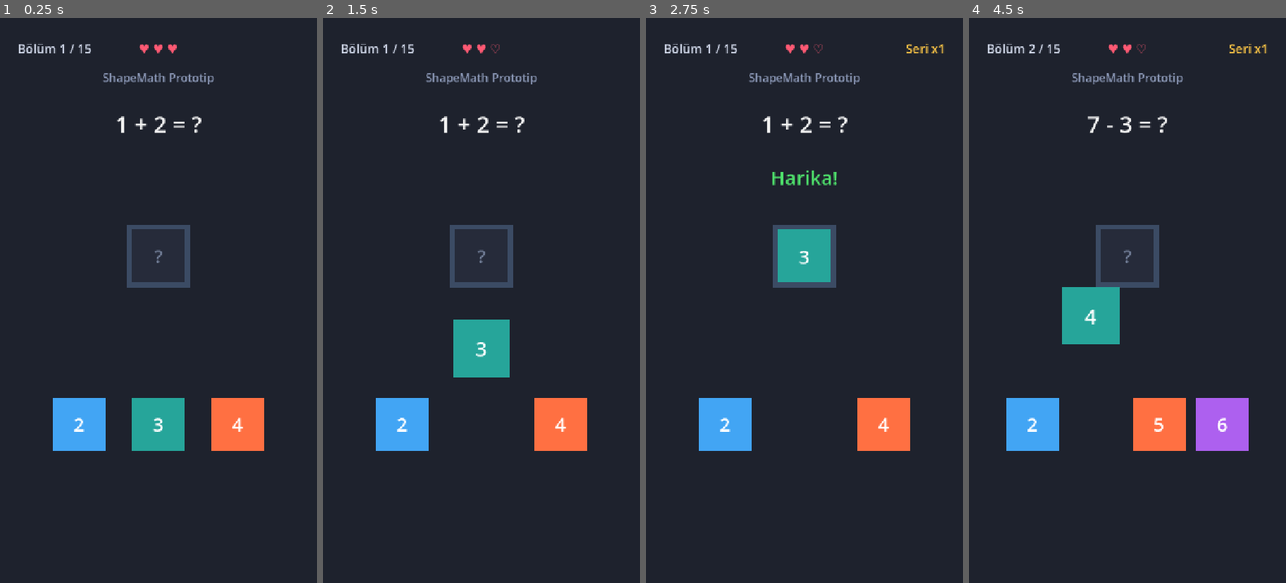
Above: before the commit, frames 1-4 (left to right).
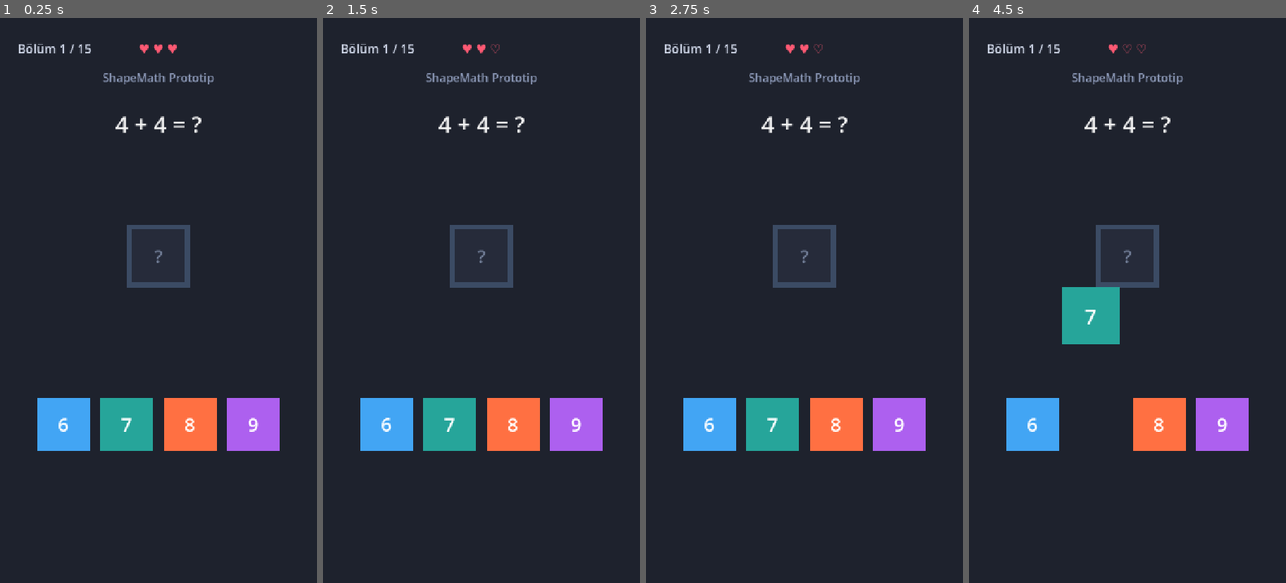
Above: after the commit, the same moments.

Repository: AbdullahTurgut/shapemath-godot
Game: Godot game, scene res://scenes/main.tscn
The game is run twice, just before and just after one commit, with the same random seed, the same clock (stepped at 60 frames per second) and the same inputs.
Inputs (mouse positions are in pixels of both pictures, inside the frame that each line leads up to):
- Up to frame 1 (0.25 s): no input
- Up to frame 2 (1.5 s): tap Enter at 0.5 s; drag from (402, 424) to (481, 255) at 0.52 s; drag from (481, 424) to (481, 255) at 1.27 s
- Up to frame 3 (2.75 s): move the mouse to (883, 424) at 2.02 s; click (883, 424) at 2.17 s
- Up to frame 4 (4.5 s): drag from (1111, 413) to (1127, 255) at 2.77 s; drag from (1032, 424) to (1222, 424) at 3.52 s; drag from (1095, 424) to (1079, 159) at 4.27 s

The runs differ from the first frame. In frame 1, 5.5% of the frame differs, in the area x 11-89%, y 17-77%; in frame 2, 7.6%; in frame 3, 7.7%, in the area x 11-94%, y 4-77%; in frame 4, 0.7%.

Commit message:
feat: add equivalent expression puzzle type

Diff:
--- /dev/null
+++ b/data/levels/level_19.tres
@@ -0,0 +1,22 @@
+[gd_resource type="Resource" script_class="LevelData" load_steps=2 format=3]
+
+[ext_resource type="Script" path="res://scripts/resources/level_data.gd" id="1_data"]
+
+[resource]
+script = ExtResource("1_data")
+puzzle_type = 3
+prompt_text = "8 sayısını oluştur"
+tier = 1
+target_display = "8"
+correct_answer = "3 + 5"
+answer_choices = Array[String](["3 + 5", "4 + 3", "10 - 1", "2 + 4"])
+choice_colors = Array[Color]([Color(0.258824, 0.647059, 0.960784, 1), Color(0.14902, 0.65098, 0.603922, 1), Color(1, 0.439216, 0.262745, 1), Color(0.68, 0.38, 0.94, 1)])
+match_id = "pair_1"
+piece_a_color = Color(0.258824, 0.647059, 0.960784, 1)
+piece_b_color = Color(1, 0.439216, 0.262745, 1)
+piece_a_polygon = PackedVector2Array()
+piece_b_polygon = PackedVector2Array()
+shape_a_spawn_pos = Vector2(220, 900)
+shape_b_spawn_pos = Vector2(500, 900)
+shape_a_target_pos = Vector2(300, 640)
+shape_b_target_pos = Vector2(420, 640)
--- /dev/null
+++ b/data/levels/level_20.tres
@@ -0,0 +1,22 @@
+[gd_resource type="Resource" script_class="LevelData" load_steps=2 format=3]
+
+[ext_resource type="Script" path="res://scripts/resources/level_data.gd" id="1_data"]
+
+[resource]
+script = ExtResource("1_data")
+puzzle_type = 3
+prompt_text = "14 sayısını oluştur"
+tier = 2
+target_display = "14"
+correct_answer = "8 + 6"
+answer_choices = Array[String](["8 + 6", "9 + 7", "20 - 5", "6 + 7"])
+choice_colors = Array[Color]([Color(0.258824, 0.647059, 0.960784, 1), Color(0.14902, 0.65098, 0.603922, 1), Color(1, 0.439216, 0.262745, 1), Color(0.68, 0.38, 0.94, 1)])
+match_id = "pair_1"
+piece_a_color = Color(0.258824, 0.647059, 0.960784, 1)
+piece_b_color = Color(1, 0.439216, 0.262745, 1)
+piece_a_polygon = PackedVector2Array()
+piece_b_polygon = PackedVector2Array()
+shape_a_spawn_pos = Vector2(220, 900)
+shape_b_spawn_pos = Vector2(500, 900)
+shape_a_target_pos = Vector2(300, 640)
+shape_b_target_pos = Vector2(420, 640)
--- /dev/null
+++ b/data/levels/level_21.tres
@@ -0,0 +1,22 @@
+[gd_resource type="Resource" script_class="LevelData" load_steps=2 format=3]
+
+[ext_resource type="Script" path="res://scripts/resources/level_data.gd" id="1_data"]
+
+[resource]
+script = ExtResource("1_data")
+puzzle_type = 3
+prompt_text = "20 sayısını oluştur"
+tier = 3
+target_display = "20"
+correct_answer = "12 + 8"
+answer_choices = Array[String](["12 + 8", "11 + 8", "25 - 4", "13 + 6"])
+choice_colors = Array[Color]([Color(0.258824, 0.647059, 0.960784, 1), Color(0.14902, 0.65098, 0.603922, 1), Color(1, 0.439216, 0.262745, 1), Color(0.68, 0.38, 0.94, 1)])
+match_id = "pair_1"
+piece_a_color = Color(0.258824, 0.647059, 0.960784, 1)
+piece_b_color = Color(1, 0.439216, 0.262745, 1)
+piece_a_polygon = PackedVector2Array()
+piece_b_polygon = PackedVector2Array()
+shape_a_spawn_pos = Vector2(220, 900)
+shape_b_spawn_pos = Vector2(500, 900)
+shape_a_target_pos = Vector2(300, 640)
+shape_b_target_pos = Vector2(420, 640)
--- a/scripts/core/level_manager.gd
+++ b/scripts/core/level_manager.gd
@@ -384,7 +384,7 @@
 
 	# Build puzzle according to type
 	match current_level_data.puzzle_type:
-		LevelData.PuzzleType.MATH_MATCH, LevelData.PuzzleType.MISSING_NUMBER:
+		LevelData.PuzzleType.MATH_MATCH, LevelData.PuzzleType.MISSING_NUMBER, LevelData.PuzzleType.EQUIVALENT_EXPRESSION:
 			_setup_math_level()
 		LevelData.PuzzleType.SHAPE_MATCH:
 			_setup_shape_level()
--- a/scripts/gameplay/draggable_piece.gd
+++ b/scripts/gameplay/draggable_piece.gd
@@ -10,6 +10,7 @@
 		piece_text = value
 		if is_node_ready() and value_label:
 			value_label.text = piece_text
+			_update_label_font_size()
 
 @export var return_duration: float = 0.22
 @export var is_draggable: bool = true
@@ -55,6 +56,16 @@
 			visual.polygon = polygon_points
 	if value_label:
 		value_label.text = piece_text
+		_update_label_font_size()
+
+
+func _update_label_font_size() -> void:
+	if not value_label:
+		return
+	if piece_text.length() > 3:
+		value_label.add_theme_font_size_override("font_size", 30)
+	else:
+		value_label.add_theme_font_size_override("font_size", 44)
 
 
 func set_origin_position(pos: Vector2) -> void:
--- a/scripts/tests/test_progression.gd
+++ b/scripts/tests/test_progression.gd
@@ -14,7 +14,7 @@
 	await physics_frame
 
 func _run_tests() -> void:
-	print("--- BEGINNING STEP 12B AUTOMATED TEST SUITE (MISSING_NUMBER PUZZLE & 18-LEVEL POOL) ---")
+	print("--- BEGINNING STEP 12C AUTOMATED TEST SUITE (EQUIVALENT_EXPRESSION & 21-LEVEL POOL) ---")
 	var main_scene: PackedScene = load("res://scenes/main.tscn")
 	var main_node: Node2D = main_scene.instantiate()
 	root.add_child(main_node)
@@ -45,9 +45,9 @@
 	level_manager.summary_delay = 0.01
 	level_manager.failure_delay = 0.01
 
-	# --- TEST SCENARIO G: MASTER POOL CONTAINS 18 RESOURCES (6 EASY, 6 MEDIUM, 6 HARD) ---
-	print("\n[SCENARIO G] Verify master pool contains 18 resources (6 per tier)")
-	assert(level_manager.levels.size() == 18, "Master pool must contain 18 loaded levels (found %d)" % level_manager.levels.size())
+	# --- TEST SCENARIO H & I: MASTER POOL CONTAINS 21 RESOURCES (7 PER TIER) ---
+	print("\n[SCENARIO H & I] Verify master pool contains 21 resources (7 per tier)")
+	assert(level_manager.levels.size() == 21, "Master pool must contain 21 loaded levels (found %d)" % level_manager.levels.size())
 
 	var pool_t1: Array[LevelData] = []
 	var pool_t2: Array[LevelData] = []
@@ -58,135 +58,135 @@
 			2: pool_t2.append(lvl)
 			3: pool_t3.append(lvl)
 
-	assert(pool_t1.size() == 6, "Tier 1 pool must have 6 levels")
-	assert(pool_t2.size() == 6, "Tier 2 pool must have 6 levels")
-	assert(pool_t3.size() == 6, "Tier 3 pool must have 6 levels")
-
-	# --- TEST SCENARIO A: LEVEL 16 LOADS AS MISSING_NUMBER ---
-	print("\n[SCENARIO A] Level 16 loads as MISSING_NUMBER with prompt '3 + ? = 7'")
-	var lvl16: LevelData = load("res://data/levels/level_16.tres") as LevelData
-	assert(lvl16 != null, "level_16.tres must exist")
-	assert(lvl16.puzzle_type == LevelData.PuzzleType.MISSING_NUMBER, "Level 16 puzzle_type must be MISSING_NUMBER")
-	assert(lvl16.prompt_text == "3 + ? = 7", "Level 16 prompt must be '3 + ? = 7'")
-	assert(lvl16.correct_answer == "4", "Level 16 correct answer must be '4'")
-	assert(lvl16.tier == 1, "Level 16 must be Tier 1")
-
-	# Load Level 16 directly to test its mechanics in isolation
-	level_manager.current_run_levels = [lvl16]
-	level_manager.load_level(0)
-	await process_frame
-	await _sync_physics()
-
-	assert(prompt_lbl.text == "3 + ? = 7", "PromptLabel must show '3 + ? = 7'")
+	assert(pool_t1.size() == 7, "Tier 1 pool must have 7 levels")
+	assert(pool_t2.size() == 7, "Tier 2 pool must have 7 levels")
+	assert(pool_t3.size() == 7, "Tier 3 pool must have 7 levels")
+
+	# --- TEST SCENARIOS A & B: LEVEL 19 LOADS AS EQUIVALENT_EXPRESSION WITH TARGET '8' ---
+	print("\n[SCENARIO A & B] Level 19 loads as EQUIVALENT_EXPRESSION with target display '8'")
+	var lvl19: LevelData = load("res://data/levels/level_19.tres") as LevelData
+	assert(lvl19 != null, "level_19.tres must exist")
+	assert(lvl19.puzzle_type == LevelData.PuzzleType.EQUIVALENT_EXPRESSION, "Level 19 puzzle_type must be EQUIVALENT_EXPRESSION")
+	assert(lvl19.prompt_text == "8 sayısını oluştur", "Level 19 prompt must be '8 sayısını oluştur'")
+	assert(lvl19.target_display == "8", "Level 19 target_display must be '8'")
+	assert(lvl19.correct_answer == "3 + 5", "Level 19 correct answer must be '3 + 5'")
+	assert(lvl19.tier == 1, "Level 19 must be Tier 1")
+
+	# Load Level 19 directly to test its mechanics in isolation
+	level_manager.current_run_levels = [lvl19]
+	level_manager.load_level(0)
+	await process_frame
+	await _sync_physics()
+
+	assert(prompt_lbl.text == "8 sayısını oluştur", "PromptLabel must show '8 sayısını oluştur'")
 	var placeholder_lbl: Label = level_manager.math_target_zone.get_node("PlaceholderLabel") as Label
-	assert(placeholder_lbl.text == "?", "Target zone placeholder must show '?'")
+	assert(placeholder_lbl.text == "8", "Target zone placeholder must show '8'")
 	assert(level_manager.math_pieces.size() == 4, "Must spawn 4 choice pieces")
 
-	# --- TEST SCENARIO D: NEUTRAL EMPTY-SPACE DROP LOSES NO LIFE ---
-	print("\n[SCENARIO D] Neutral empty-space drop loses no life and does not reset streak")
+	# --- TEST SCENARIO E: NEUTRAL EMPTY-SPACE DROP LOSES NO LIFE ---
+	print("\n[SCENARIO E] Neutral empty-space drop loses no life and does not reset streak")
 	level_manager.current_streak = 2
-	var test_piece_2: DraggablePiece = null
-	for p in level_manager.math_pieces:
-		if p.piece_text == "2":
-			test_piece_2 = p
-			break
-	assert(test_piece_2 != null, "Piece '2' must exist")
+	var test_piece_wrong: DraggablePiece = null
+	for p in level_manager.math_pieces:
+		if p.piece_text == "4 + 3":
+			test_piece_wrong = p
+			break
+	assert(test_piece_wrong != null, "Piece '4 + 3' must exist")
 
 	# Drop into empty space (away from TargetZone)
-	test_piece_2.global_position = Vector2(100, 100)
-	await _sync_physics()
-	level_manager._on_math_piece_dropped(test_piece_2)
-	test_piece_2._kill_active_tweens()
+	test_piece_wrong.global_position = Vector2(100, 100)
+	await _sync_physics()
+	level_manager._on_math_piece_dropped(test_piece_wrong)
+	test_piece_wrong._kill_active_tweens()
 	await _sync_physics()
 
 	assert(level_manager.current_lives == 3, "Lives must remain 3 after neutral drop")
 	assert(level_manager.current_streak == 2, "Streak must remain 2 after neutral drop")
 
-	# --- TEST SCENARIO C: WRONG DELIBERATE ANSWER LOSES ONE LIFE ---
-	print("\n[SCENARIO C] Wrong deliberate answer ('3' instead of '4') loses 1 life & resets streak")
-	var test_piece_3: DraggablePiece = null
-	for p in level_manager.math_pieces:
-		if p.piece_text == "3":
-			test_piece_3 = p
-			break
-	assert(test_piece_3 != null, "Piece '3' must exist")
-
-	test_piece_3.global_position = level_manager.math_target_zone.global_position
-	await _sync_physics()
-	level_manager._on_math_piece_dropped(test_piece_3)
-	test_piece_3._kill_active_tweens()
+	# --- TEST SCENARIO D: WRONG DELIBERATE ANSWER LOSES ONE LIFE ---
+	print("\n[SCENARIO D] Wrong deliberate answer ('4 + 3' instead of '3 + 5') loses 1 life & resets streak")
+	test_piece_wrong.global_position = level_manager.math_target_zone.global_position
+	await _sync_physics()
+	level_manager._on_math_piece_dropped(test_piece_wrong)
+	test_piece_wrong._kill_active_tweens()
 	await _sync_physics()
 
 	assert(level_manager.current_lives == 2, "Lives must decrease from 3 to 2 on wrong drop")
 	assert(level_manager.current_streak == 0, "Streak must reset to 0 on wrong drop")
 
-	# --- TEST SCENARIO B: CORRECT ANSWER 4 FOR '3 + ? = 7' COMPLETES LEVEL ---
-	print("\n[SCENARIO B] Correct answer '4' completes Level 16 successfully")
-	var test_piece_4: DraggablePiece = null
-	for p in level_manager.math_pieces:
-		if p.piece_text == "4":
-			test_piece_4 = p
-			break
-	assert(test_piece_4 != null, "Piece '4' must exist")
-
-	test_piece_4.global_position = level_manager.math_target_zone.global_position
-	await _sync_physics()
-	level_manager._on_math_piece_dropped(test_piece_4)
+	# --- TEST SCENARIO C: CORRECT ANSWER '3 + 5' COMPLETES LEVEL 19 ---
+	print("\n[SCENARIO C] Correct answer '3 + 5' completes Level 19 successfully")
+	var test_piece_correct: DraggablePiece = null
+	for p in level_manager.math_pieces:
+		if p.piece_text == "3 + 5":
+			test_piece_correct = p
+			break
+	assert(test_piece_correct != null, "Piece '3 + 5' must exist")
+
+	test_piece_correct.global_position = level_manager.math_target_zone.global_position
+	await _sync_physics()
+	level_manager._on_math_piece_dropped(test_piece_correct)
 	await level_manager.level_completed
 
-	assert(level_manager.is_completed, "Level 16 must be marked completed")
+	assert(level_manager.is_completed, "Level 19 must be marked completed")
 	assert(level_manager.current_streak == 1, "Streak must increment to 1")
 
-	# --- TEST SCENARIO E: LEVEL 17 (? + 6 = 15, ANSWER 9) VALIDATES CORRECTLY ---
-	print("\n[SCENARIO E] Level 17 ('? + 6 = 15', answer '9') validates correctly")
-	var lvl17: LevelData = load("res://data/levels/level_17.tres") as LevelData
-	assert(lvl17 != null, "level_17.tres must exist")
-	assert(lvl17.puzzle_type == LevelData.PuzzleType.MISSING_NUMBER, "Level 17 puzzle_type must be MISSING_NUMBER")
-	assert(lvl17.tier == 2, "Level 17 must be Tier 2")
-
-	level_manager.current_run_levels = [lvl17]
-	level_manager.load_level(0)
-	await process_frame
-	await _sync_physics()
-
-	var test_piece_9: DraggablePiece = null
-	for p in level_manager.math_pieces:
-		if p.piece_text == "9":
-			test_piece_9 = p
-			break
-	assert(test_piece_9 != null, "Piece '9' must exist")
-	test_piece_9.global_position = level_manager.math_target_zone.global_position
-	await _sync_physics()
-	level_manager._on_math_piece_dropped(test_piece_9)
+	# --- TEST SCENARIO F: LEVEL 20 (14 sayısını oluştur, target 14, answer '8 + 6') VALIDATES CORRECTLY ---
+	print("\n[SCENARIO F] Level 20 ('14 sayısını oluştur', target '14', answer '8 + 6') validates correctly")
+	var lvl20: LevelData = load("res://data/levels/level_20.tres") as LevelData
+	assert(lvl20 != null, "level_20.tres must exist")
+	assert(lvl20.puzzle_type == LevelData.PuzzleType.EQUIVALENT_EXPRESSION, "Level 20 puzzle_type must be EQUIVALENT_EXPRESSION")
+	assert(lvl20.tier == 2, "Level 20 must be Tier 2")
+
+	level_manager.current_run_levels = [lvl20]
+	level_manager.load_level(0)
+	await process_frame
+	await _sync_physics()
+
+	var placeholder_lbl_20: Label = level_manager.math_target_zone.get_node("PlaceholderLabel") as Label
+	assert(placeholder_lbl_20.text == "14", "Target zone placeholder must show '14'")
+
+	var test_piece_8_6: DraggablePiece = null
+	for p in level_manager.math_pieces:
+		if p.piece_text == "8 + 6":
+			test_piece_8_6 = p
+			break
+	assert(test_piece_8_6 != null, "Piece '8 + 6' must exist")
+	test_piece_8_6.global_position = level_manager.math_target_zone.global_position
+	await _sync_physics()
+	level_manager._on_math_piece_dropped(test_piece_8_6)
 	await level_manager.level_completed
-	assert(level_manager.is_completed, "Level 17 solved with '9'")
-
-	# --- TEST SCENARIO F: LEVEL 18 (20 - ? = 13, ANSWER 7) VALIDATES CORRECTLY ---
-	print("\n[SCENARIO F] Level 18 ('20 - ? = 13', answer '7') validates correctly")
-	var lvl18: LevelData = load("res://data/levels/level_18.tres") as LevelData
-	assert(lvl18 != null, "level_18.tres must exist")
-	assert(lvl18.puzzle_type == LevelData.PuzzleType.MISSING_NUMBER, "Level 18 puzzle_type must be MISSING_NUMBER")
-	assert(lvl18.tier == 3, "Level 18 must be Tier 3")
-
-	level_manager.current_run_levels = [lvl18]
-	level_manager.load_level(0)
-	await process_frame
-	await _sync_physics()
-
-	var test_piece_7: DraggablePiece = null
-	for p in level_manager.math_pieces:
-		if p.piece_text == "7":
-			test_piece_7 = p
-			break
-	assert(test_piece_7 != null, "Piece '7' must exist")
-	test_piece_7.global_position = level_manager.math_target_zone.global_position
-	await _sync_physics()
-	level_manager._on_math_piece_dropped(test_piece_7)
+	assert(level_manager.is_completed, "Level 20 solved with '8 + 6'")
+
+	# --- TEST SCENARIO G: LEVEL 21 (20 sayısını oluştur, target 20, answer '12 + 8') VALIDATES CORRECTLY ---
+	print("\n[SCENARIO G] Level 21 ('20 sayısını oluştur', target '20', answer '12 + 8') validates correctly")
+	var lvl21: LevelData = load("res://data/levels/level_21.tres") as LevelData
+	assert(lvl21 != null, "level_21.tres must exist")
+	assert(lvl21.puzzle_type == LevelData.PuzzleType.EQUIVALENT_EXPRESSION, "Level 21 puzzle_type must be EQUIVALENT_EXPRESSION")
+	assert(lvl21.tier == 3, "Level 21 must be Tier 3")
+
+	level_manager.current_run_levels = [lvl21]
+	level_manager.load_level(0)
+	await process_frame
+	await _sync_physics()
+
+	var placeholder_lbl_21: Label = level_manager.math_target_zone.get_node("PlaceholderLabel") as Label
+	assert(placeholder_lbl_21.text == "20", "Target zone placeholder must show '20'")
+
+	var test_piece_12_8: DraggablePiece = null
+	for p in level_manager.math_pieces:
+		if p.piece_text == "12 + 8":
+			test_piece_12_8 = p
+			break
+	assert(test_piece_12_8 != null, "Piece '12 + 8' must exist")
+	test_piece_12_8.global_position = level_manager.math_target_zone.global_position
+	await _sync_physics()
+	level_manager._on_math_piece_dropped(test_piece_12_8)
 	await level_manager.level_completed
-	assert(level_manager.is_completed, "Level 18 solved with '7'")
-
-	# --- TEST SCENARIO H, I, J: SAMPLING 15 LEVELS FROM 18-LEVEL POOL (5+5+5), NO DUPLICATES, ANTI-CLUMPING ---
-	print("\n[SCENARIO H, I, J] Multi-run sampling from 18-level pool: 5+5+5, no duplicates, anti-clumping")
+	assert(level_manager.is_completed, "Level 21 solved with '12 + 8'")
+
+	# --- TEST SCENARIOS J, K, L: SAMPLING 15 LEVELS FROM 21-LEVEL POOL (5+5+5), NO DUPLICATES, ANTI-CLUMPING ---
+	print("\n[SCENARIO J, K, L] Multi-run sampling from 21-level pool: 5+5+5, no duplicates, anti-clumping")
 	level_manager.levels = []
 	level_manager._ensure_levels_loaded()
 	level_manager.current_run_levels.clear()
@@ -196,7 +196,7 @@
 
 	for iter in range(10):
 		var run_seq: Array[LevelData] = level_manager.generate_run_sequence()
-		assert(run_seq.size() == 15, "Scenario H: Sampled run %d must contain exactly 15 levels" % (iter + 1))
+		assert(run_seq.size() == 15, "Scenario J: Sampled run %d must contain exactly 15 levels" % (iter + 1))
 
 		# Verify tier structure
 		for i in range(15):
@@ -207,20 +207,20 @@
 			else:
 				assert(run_seq[i].tier == 3, "Position %d must be Tier 3 (Hard)" % (i + 1))
 
-		# Scenario I: No duplicate levels in run
+		# Scenario K: No duplicate levels in run
 		var seen_levels: Dictionary = {}
 		for lvl in run_seq:
-			assert(not seen_levels.has(lvl), "Scenario I: Duplicate resource sampled in run %d!" % (iter + 1))
+			assert(not seen_levels.has(lvl), "Scenario K: Duplicate resource sampled in run %d!" % (iter + 1))
 			seen_levels[lvl] = true
-		assert(seen_levels.size() == 15, "15 distinct resources sampled from pool of 18")
-
-		# Scenario J: Anti-clumping per tier slice
+		assert(seen_levels.size() == 15, "15 distinct resources sampled from pool of 21")
+
+		# Scenario L: Anti-clumping per tier slice
 		var t1 = run_seq.slice(0, 5)
 		var t2 = run_seq.slice(5, 10)
 		var t3 = run_seq.slice(10, 15)
-		assert(not level_manager._has_clump_of_three(t1), "Scenario J: Tier 1 anti-clumping violation in run %d" % (iter + 1))
-		assert(not level_manager._has_clump_of_three(t2), "Scenario J: Tier 2 anti-clumping violation in run %d" % (iter + 1))
-		assert(not level_manager._has_clump_of_three(t3), "Scenario J: Tier 3 anti-clumping violation in run %d" % (iter + 1))
+		assert(not level_manager._has_clump_of_three(t1), "Scenario L: Tier 1 anti-clumping violation in run %d" % (iter + 1))
+		assert(not level_manager._has_clump_of_three(t2), "Scenario L: Tier 2 anti-clumping violation in run %d" % (iter + 1))
+		assert(not level_manager._has_clump_of_three(t3), "Scenario L: Tier 3 anti-clumping violation in run %d" % (iter + 1))
 
 		# Tier-start anti-repeat
 		if not prev_sampled_run.is_empty():
@@ -230,25 +230,25 @@
 
 		prev_sampled_run = run_seq.duplicate()
 
-	# --- TEST SCENARIO K: FAILURE / RETRY ON A MISSING_NUMBER PUZZLE ---
-	print("\n[SCENARIO K] Failure & retry when failing on a MISSING_NUMBER puzzle")
-	# Force Level 16 (MISSING_NUMBER) at position 1 of a run
-	level_manager.current_run_levels = [lvl16, lvl17, lvl18]
+	# --- TEST SCENARIO M: FAILURE / RETRY ON AN EQUIVALENT_EXPRESSION PUZZLE ---
+	print("\n[SCENARIO M] Failure & retry when failing on an EQUIVALENT_EXPRESSION puzzle")
+	# Force Level 19 (EQUIVALENT_EXPRESSION) at position 1 of a run
+	level_manager.current_run_levels = [lvl19, lvl20, lvl21]
 	level_manager.current_lives = 1
 	level_manager.load_level(0)
 	await process_frame
 	await _sync_physics()
 
 	# 1 deliberate wrong drop -> failure
-	var wrong_p: DraggablePiece = null
-	for p in level_manager.math_pieces:
-		if p.piece_text != "4":
-			wrong_p = p
-			break
-	assert(wrong_p != null)
-	wrong_p.global_position = level_manager.math_target_zone.global_position
-	await _sync_physics()
-	level_manager._on_math_piece_dropped(wrong_p)
+	var wrong_exp_p: DraggablePiece = null
+	for p in level_manager.math_pieces:
+		if p.piece_text != "3 + 5":
+			wrong_exp_p = p
+			break
+	assert(wrong_exp_p != null)
+	wrong_exp_p.global_position = level_manager.math_target_zone.global_position
+	await _sync_physics()
+	level_manager._on_math_piece_dropped(wrong_exp_p)
 
 	assert(level_manager.current_lives == 0, "Lives must reach 0")
 	assert(level_manager.is_run_failed, "is_run_failed must be true")
@@ -273,5 +273,5 @@
 	assert(not failure_overlay.visible, "Failure overlay hidden")
 	assert(level_manager.current_run_levels.size() == 15, "New 15-level run generated")
 
-	print("\n>>> ALL STEP 12B AUTOMATED TESTS (SCENARIOS A - K) PASSED PERFECTLY! <<<\n")
+	print("\n>>> ALL STEP 12C AUTOMATED TESTS (SCENARIOS A - M) PASSED PERFECTLY! <<<\n")
 	quit(0)
Not shown, changed: builds/ShapeMath-debug.apk
Not shown, changed: builds/ShapeMath-debug.apk.idsig
